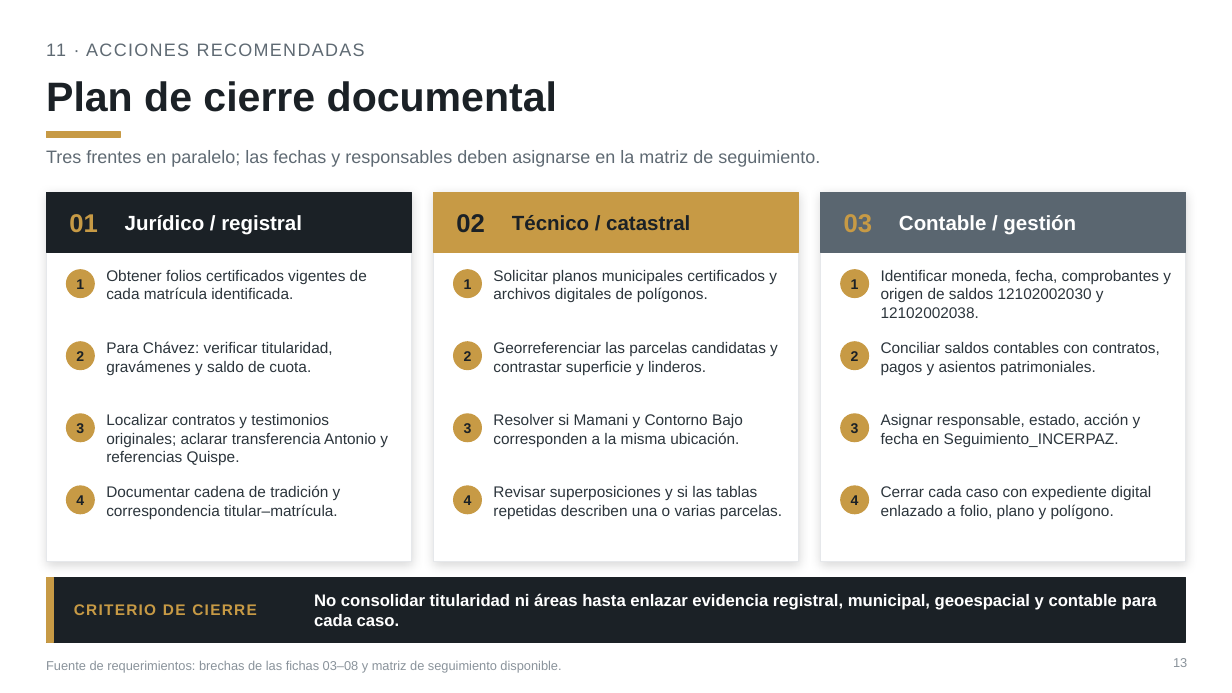
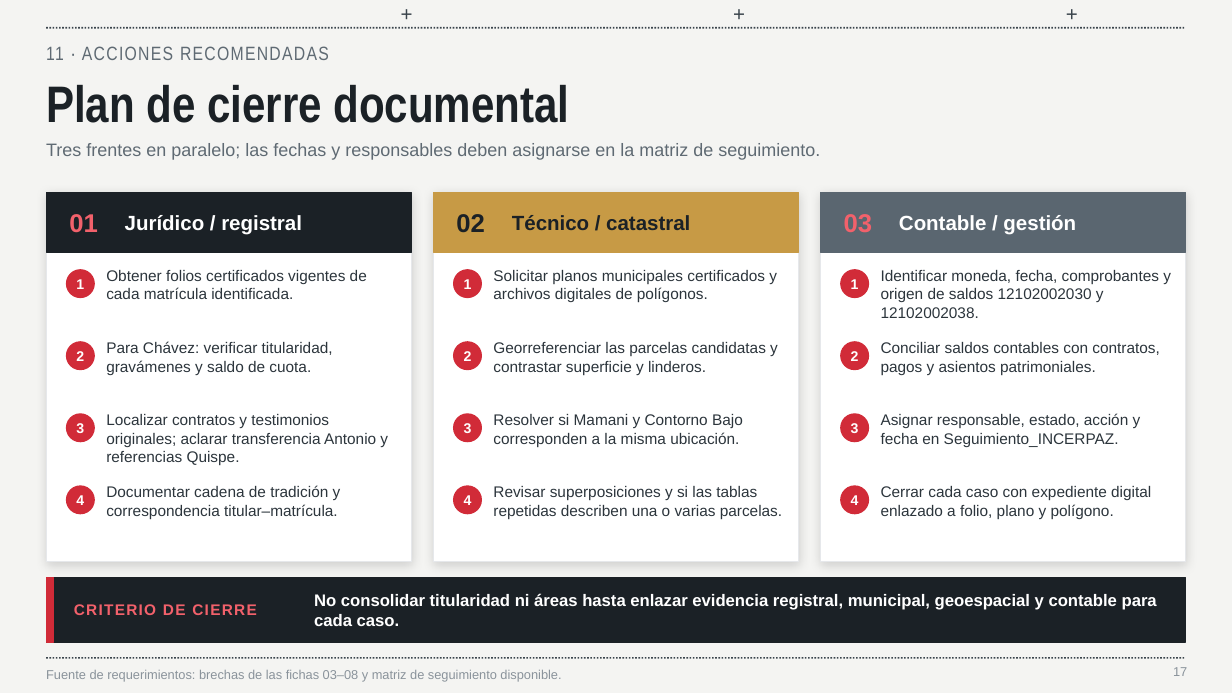
Before and after one commit to hugop1006-cpu/incerpaz-la-gran-obra, a slide deck: slide 17 of Informe_5_Casos_Patrimoniales_Viacha_2026_v2.pptx (slide 13 before the commit). Drawn at 1232x693 pixels with LibreOffice and Linux fonts; fonts in the diff are those of the drawing. Boxes give left, top, right and bottom in pixels: in the first picture for what was removed or moved away, otherwise in the second. Text is boxed around its words. In the diff, an @@ line names an element or a change of style, - is before the commit and + after.

```diff
--- a/Informe_5_Casos_Patrimoniales_Viacha_2026_v2.pptx
+++ b/Informe_5_Casos_Patrimoniales_Viacha_2026_v2.pptx
@@ background #FFFFFF to #F4F4F2 @@
@@ line added from (46, 28) to (1186, 28), #3A444C 1.25 pt dashed @@
@@ text added at bbox=[393, 0, 421, 27], 16 pt, text #3A444C @@
++
@@ text added at bbox=[726, 0, 753, 27], 16 pt, text #3A444C @@
++
@@ text added at bbox=[1058, 0, 1086, 27], 16 pt, text #3A444C @@
++
@@ text "11 · ACCIONES RECOMENDADAS" at bbox=[46, 46, 329, 60]: size 14 to 15 pt, font Arial to Arial Narrow @@
@@ text "Plan de cierre documental" at bbox=[46, 84, 570, 123]: size 32 to 40 pt, font Arial to Arial Narrow @@
@@ text "Tres frentes en paralelo; las ...": place and size @@
-text "Tres frentes en paralelo; las ..." at bbox=[46, 150, 820, 167]
+text "Tres frentes en paralelo; las ..." at bbox=[46, 143, 820, 160]
@@ rectangle removed at bbox=[46, 131, 120, 138] @@
@@ text colour #1B2126 to #FFFFFF in 12 elements at bbox=[76, 279, 84, 289], bbox=[76, 351, 84, 361], bbox=[76, 423, 84, 433], bbox=[76, 495, 84, 505], bbox=[464, 279, 472, 289], bbox=[464, 351, 472, 361], bbox=[464, 423, 472, 433], bbox=[464, 495, 472, 505], bbox=[851, 279, 859, 289], bbox=[851, 351, 859, 361], bbox=[851, 423, 859, 433], bbox=[851, 495, 859, 505] @@
@@ fill #C79A45 to #D12B38; outline #C79A45 1 pt to #D12B38 1 pt in 13 elements at bbox=[67, 270, 94, 298], bbox=[67, 342, 94, 370], bbox=[67, 414, 94, 442], bbox=[67, 486, 94, 514], bbox=[454, 270, 482, 298], bbox=[454, 342, 482, 370], bbox=[454, 414, 482, 442], bbox=[454, 486, 482, 514], bbox=[841, 270, 869, 298], bbox=[841, 342, 869, 370], bbox=[841, 414, 869, 442], bbox=[841, 486, 869, 514], bbox=[46, 578, 54, 642] @@
@@ text colour #C79A45 to #F2616B in 3 elements at bbox=[69, 214, 98, 233], bbox=[844, 214, 873, 233], bbox=[74, 604, 256, 615] @@
@@ line added from (46, 658) to (1186, 658), #3A444C 1.25 pt dashed @@
@@ page number removed at bbox=[1173, 658, 1187, 667] @@
-13
@@ text "Fuente de requerimientos: brechas de ...": place and size @@
-text "Fuente de requerimientos: brechas de ..." at bbox=[46, 661, 561, 673]
+text "Fuente de requerimientos: brechas de ..." at bbox=[46, 670, 561, 682]
@@ page number added at bbox=[1173, 667, 1187, 676], 10 pt, text #8A939B @@
+17
```
Also in this commit, not shown: 13 other slides changed, 4 slides added.
